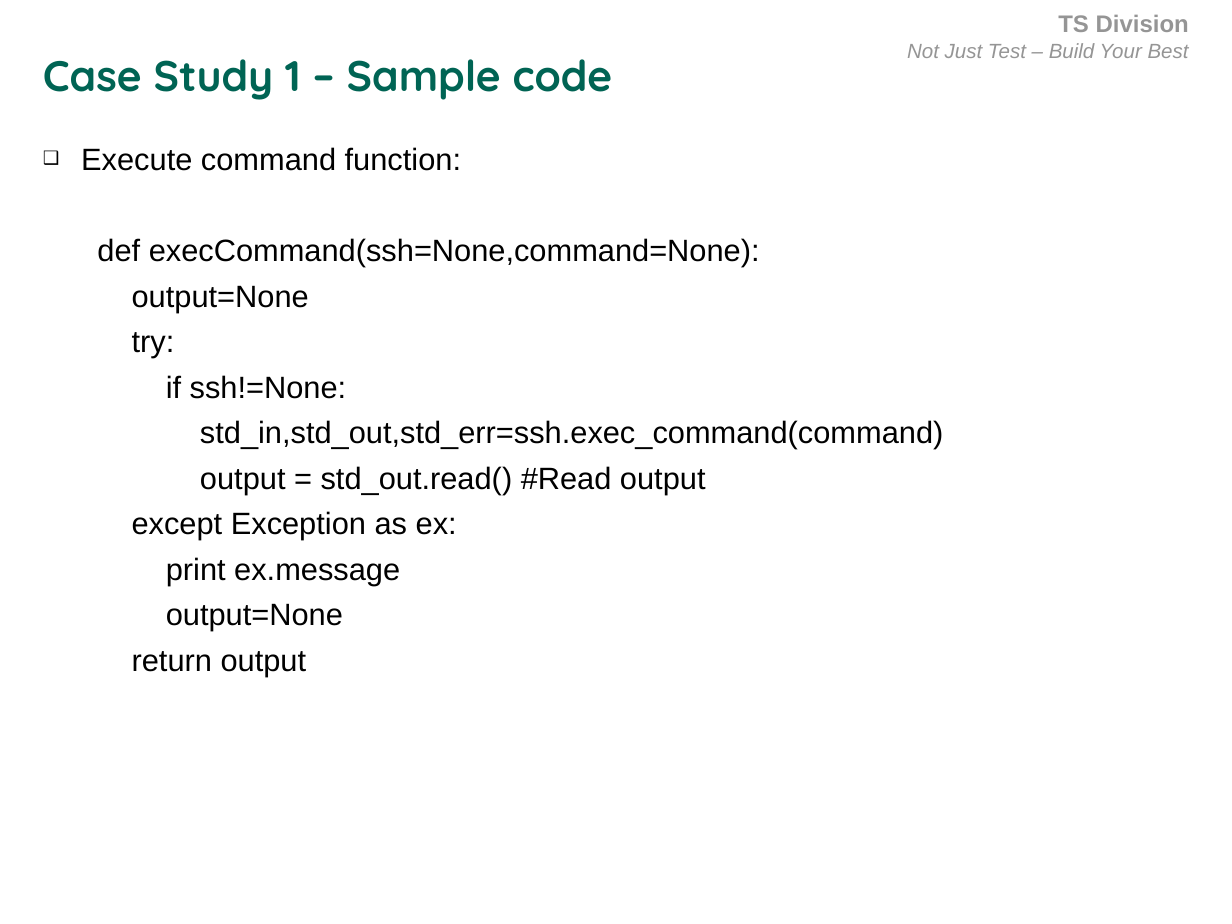
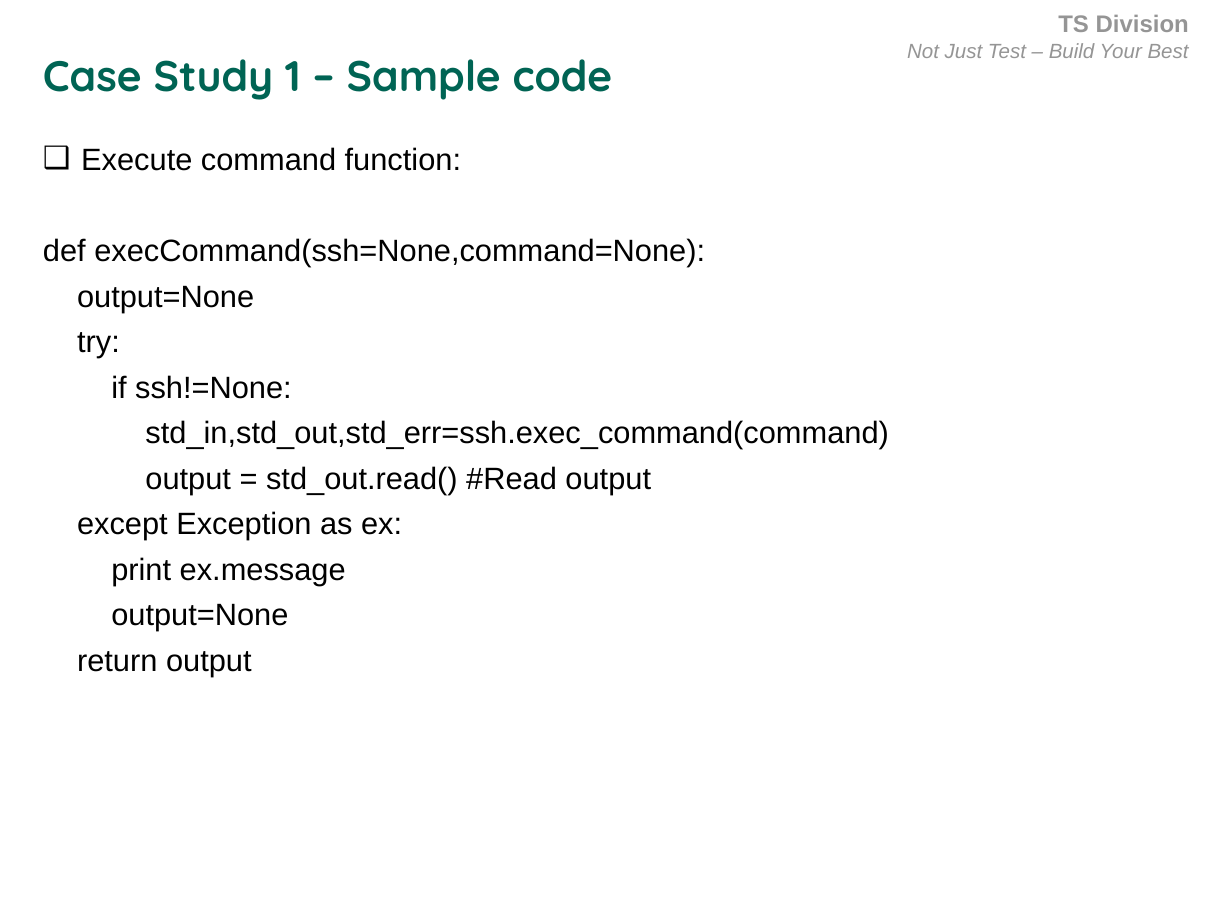
Before and after one commit to kirol/training, a slide deck: slide 39 of training materials/Basic Python Programming.ppt. Drawn at 1232x924 pixels with LibreOffice and Linux fonts; fonts in the diff are those of the drawing; background and template pictures are left out. Boxes give left, top, right and bottom in pixels: in the first picture for what was removed or moved away, otherwise in the second. Text is boxed around its words. In the diff, an @@ line names an element or a change of style, - is before the commit and + after.

```diff
--- a/training materials/Basic Python Programming.ppt
+++ b/training materials/Basic Python Programming.ppt
@@ text "Execute command function:" at (43,147,888,676): indent changed @@
```
Also in this commit, not shown: 3 other slides changed, 1 other file.
